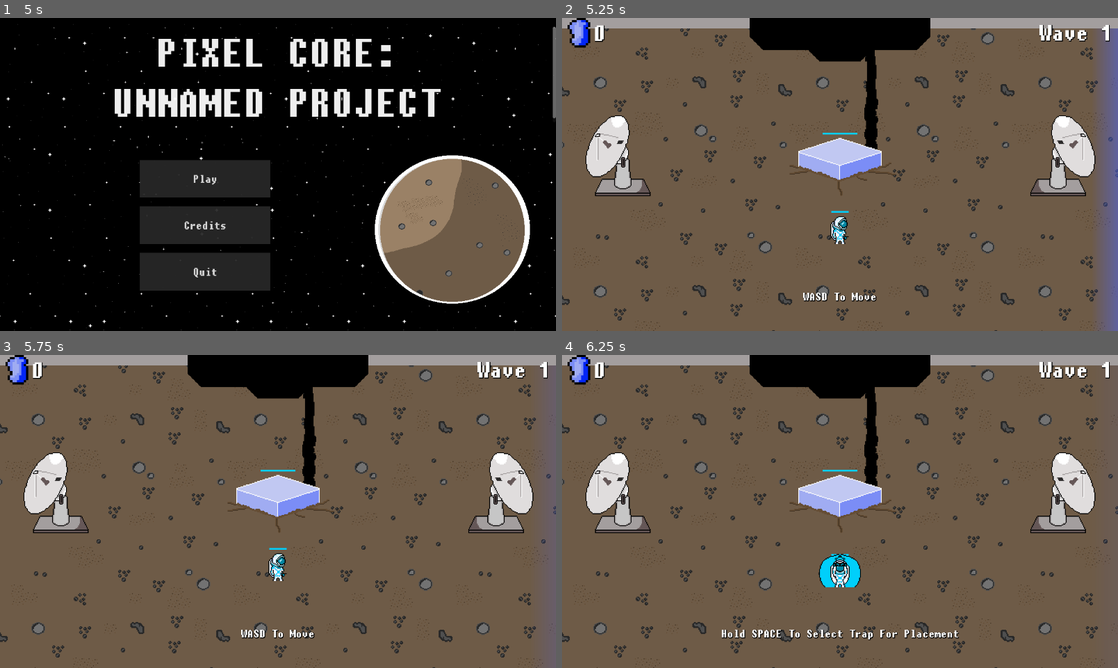
Above: before the commit, frames 1-4 (two rows, left to right).
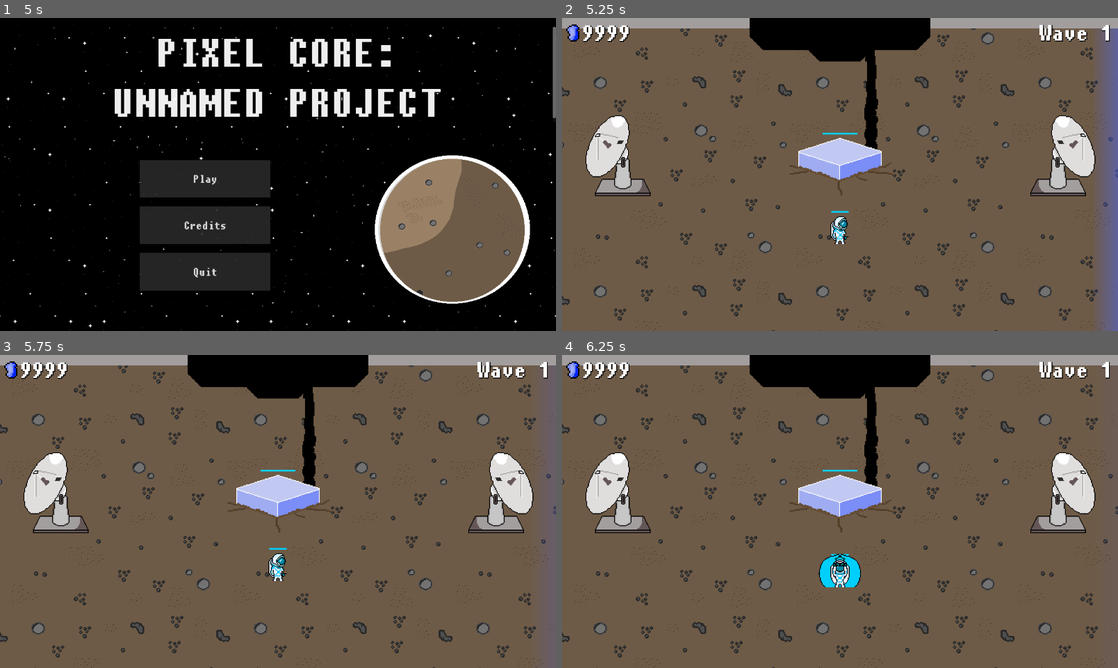
Above: after the commit, the same moments.

Repository: TylerPelaez/pixel-game-jam
Game: Godot game, scene res://Scenes/Title Screen.tscn
The game is run twice, just before and just after one commit, with the same random seed, the same clock (stepped at 60 frames per second) and the same inputs.
Inputs (mouse positions are in pixels of both pictures, inside the frame that each line leads up to):
- Up to frame 1 (5 s): tap Enter at 0.5, 1.25 s; move the mouse to (400, 158) at 0.52 s; hold Right (ui_right) 0.53-1.28 s; tap E (PlayerAttack) at 0.6, 2.1, 3.6 s; click (400, 158) at 0.67 s; move the mouse to (166, 190) at 1.27 s; hold Down (ui_down) 1.28-2.03 s; tap Tab (Start Wave) at 1.35, 2.85, 4.35 s; move the mouse to (333, 105) at 2.02 s; hold Right (ui_right) 2.03-2.78 s; move the mouse to (250, 237) at 2.77 s; hold Up (ui_up) 2.78-3.53 s; click (250, 237) at 2.92 s; move the mouse to (444, 221) at 3.52 s; hold Left (ui_left) from 3.53 s (still down); move the mouse to (111, 127) at 4.27 s
- Up to frame 2 (5.25 s): release Left (ui_left) at 5 s; click "Play" at 5 s
- Up to frame 3 (5.75 s): no input
- Up to frame 4 (6.25 s): move the mouse to (867, 511) at 5.77 s; hold Down (ui_down) from 5.78 s (still down); tap E (PlayerAttack) at 5.85 s; click (867, 511) at 5.92 s

Frame 1 is identical in both runs. In frame 2, 0.8% of the frame differs, in the area x 0-57%, y 0-91%; in frame 3, 0.8%; in frame 4, 1.2%, in the area x 0-72%, y 0-92%.

Commit message:
Intermediate Nav Fix Commit

Diff:
--- a/Player/KnockbackShape.tres
+++ b/Player/KnockbackShape.tres
@@ -1,4 +1,4 @@
 [gd_resource type="CircleShape2D" format=3 uid="uid://dxo6yusc7a2rl"]
 
 [resource]
-radius = 36.0
+radius = 25.0
--- a/Player/PlayerController.gd
+++ b/Player/PlayerController.gd
@@ -134,7 +134,7 @@
 
 func _on_stats_no_health():
 	emit_signal("died")
-	print("Died")
+	queue_free()
 
 func on_placement_started():
 	state = State.PLACEMENT
--- a/Player/Traps/Trap.tscn
+++ b/Player/Traps/Trap.tscn
@@ -1,8 +1,9 @@
-[gd_scene load_steps=9 format=3 uid="uid://bwr11fohp87hh"]
+[gd_scene load_steps=10 format=3 uid="uid://bwr11fohp87hh"]
 
 [ext_resource type="Script" path="res://Player/Traps/Trap.gd" id="1_1mc55"]
 [ext_resource type="Texture2D" uid="uid://bk3x2b2lstbcf" path="res://Textures/Player/Traps/Landmine.png" id="2_b3ye4"]
 [ext_resource type="Script" path="res://Scripts/Stats/Stats.gd" id="3_h0gjx"]
+[ext_resource type="Script" path="res://Scripts/NavGridImpediment.gd" id="3_uxfxp"]
 [ext_resource type="PackedScene" uid="uid://cbibtl5k17ewk" path="res://Overlap/Hurtbox.tscn" id="4_csj2m"]
 
 [sub_resource type="CapsuleShape2D" id="CapsuleShape2D_4be0o"]
@@ -58,6 +59,7 @@
 [node name="CollisionPolygon2D" type="CollisionPolygon2D" parent="NavCollider" groups=["ImpedesNavigation"]]
 visible = false
 polygon = PackedVector2Array(-10, -10, 10, -10, 10, 10, -10, 10)
+script = ExtResource("3_uxfxp")
 
 [node name="NavigationRegion2D" type="NavigationRegion2D" parent="."]
 visible = false
--- a/Scenes/GameController.gd
+++ b/Scenes/GameController.gd
@@ -11,13 +11,16 @@
 signal trap_placed
 signal wave_started
 signal trap_cancelled
+signal player_died
 
 @onready var grid_controller: GridController = $GridController
-@onready var player: PlayerController = $Player
+
 @onready var nav_controller: NavController = $NavigationRegion2D
 @onready var spawners: Node2D = $Spawners
 @onready var radial_menu_follow = $RadialMenuObjects/RadialMenuFollow
 @onready var radial_menu: RadialMenu = $RadialMenuObjects/RadialMenuFollow/RadialMenu
+
+@onready var player_spawner: Node2D = $PlayerSpawnLocation
 
 @onready var core: Core = $Core
 @onready var core_death_orchestrator = $CoreDeathOrchestrator
@@ -34,9 +37,12 @@
 @export var energy_drop_prefab: PackedScene
 @export_range(0, 1) var variant_percentage: float = 0.5
 @export var starting_energy: int = 50
-
-
-var wave_counter: int = 1
+@export var player_prefab: PackedScene = preload("res://Player/PlayerController.tscn")
+@export var starting_wave: int = 1
+
+var player: PlayerController
+
+var wave_counter: int = starting_wave
 var wave_enemy_spawn_limit: int
 var spawned_enemies_count: int
 var wave_active: bool = false
@@ -51,6 +57,9 @@
 func _ready():
 	start_time = Time.get_ticks_msec()
 	Input.mouse_mode = Input.MOUSE_MODE_VISIBLE
+
+	spawn_player()
+
 	grid_controller.placement_started.connect(player.on_placement_started)
 	grid_controller.placement_started.connect(radial_menu_follow.start_follow_mouse)
 	grid_controller.placement_ended.connect(player.on_placement_ended)
@@ -79,6 +88,16 @@
 	player.attacked.connect(func(): player_meleed.emit())
 
 	pre_wave()
+
+
+func spawn_player():
+	player = player_prefab.instantiate()
+	add_child(player)
+	player.global_position = player_spawner.global_position
+	player.died.connect(on_player_death)
+
+func on_player_death():
+	player_died.emit()
 
 func pre_wave():
 	active_spawner_parent = spawners.get_child(randi_range(0, spawners.get_child_count() - 1))
@@ -124,7 +143,6 @@
 		radial_menu.set_open(false)
 
 func spawn_enemy():
-	var player_pos = player.global_position
 	var pos_a: Vector2 = active_spawner_parent.get_child(0).global_position
 	var pos_b: Vector2 = active_spawner_parent.get_child(1).global_position
 	var r = randf()
@@ -174,6 +192,8 @@
 	get_tree().call_group("Enemy", "die")
 	get_tree().call_group("Trap", "queue_free")
 
+	if player != null:
+		player.healthbar.visible = false
 	core_death_orchestrator.play("Death")
 
 func on_orchestrator_complete():
--- a/Scenes/TestScene.tscn
+++ b/Scenes/TestScene.tscn
@@ -1,7 +1,6 @@
-[gd_scene load_steps=38 format=3 uid="uid://diohj4tqgqc7s"]
+[gd_scene load_steps=37 format=3 uid="uid://diohj4tqgqc7s"]
 
 [ext_resource type="Script" path="res://Scenes/GameController.gd" id="1_ja4hw"]
-[ext_resource type="PackedScene" uid="uid://dmhyo6tmrmtsh" path="res://Player/PlayerController.tscn" id="1_xlw7c"]
 [ext_resource type="Script" path="res://Scripts/Camera.gd" id="2_g67e5"]
 [ext_resource type="PackedScene" uid="uid://dc8c2m6m4pib0" path="res://Enemy/Enemy.tscn" id="3_50qa3"]
 [ext_resource type="Texture2D" uid="uid://cu8l1p3qgesde" path="res://Textures/Environment/Planet_Ground_Background.png" id="3_bacdg"]
@@ -13,18 +12,17 @@
 [ext_resource type="Script" path="res://Scripts/NavController.gd" id="9_r7anm"]
 [ext_resource type="PackedScene" uid="uid://bcruqu6j56sxy" path="res://Player/Traps/TrapStandin.tscn" id="9_v4ruk"]
 [ext_resource type="PackedScene" uid="uid://c206v4c4ft2mf" path="res://Scenes/Inventory.tscn" id="11_v0peg"]
+[ext_resource type="Script" path="res://Scripts/NavGridImpediment.gd" id="13_aq8qu"]
 [ext_resource type="Script" path="res://Scripts/RadialMenuFollow.gd" id="14_k1f3b"]
 [ext_resource type="PackedScene" uid="uid://c4p6sq8o3f2h5" path="res://UI/radial_menu.tscn" id="15_nq4b4"]
 [ext_resource type="Texture2D" uid="uid://cw00scmuvh4xw" path="res://Textures/Environment/Base.png" id="16_dtrga"]
 [ext_resource type="Texture2D" uid="uid://3kck6rmy0gcr" path="res://Textures/Environment/Satellite.png" id="17_hkrs0"]
 [ext_resource type="Texture2D" uid="uid://dp7mkerkmtnul" path="res://Textures/Environment/Wire.png" id="18_50f07"]
 
-[sub_resource type="AnimationNodeStateMachinePlayback" id="AnimationNodeStateMachinePlayback_fgtqn"]
-
 [sub_resource type="NavigationPolygon" id="NavigationPolygon_d0f8k"]
-vertices = PackedVector2Array(-336, -176, -336, -544, -89, -544, -89, -519, 320, -176, 89, -519, 320, -544, 89, -544)
+vertices = PackedVector2Array(-336, -176, -336, -544, -96, -544, -96, -512, 320, -176, 96, -512, 320, -544, 96, -544)
 polygons = Array[PackedInt32Array]([PackedInt32Array(0, 1, 2, 3), PackedInt32Array(4, 0, 3, 5), PackedInt32Array(6, 4, 5, 7)])
-outlines = Array[PackedVector2Array]([PackedVector2Array(-336, -544, -89, -544, -89, -519, 89, -519, 89, -544, 320, -544, 320, -176, -336, -176)])
+outlines = Array[PackedVector2Array]([PackedVector2Array(-336, -544, -96, -544, -96, -512, 96, -512, 96, -544, 320, -544, 320, -176, -336, -176)])
 
 [sub_resource type="Gradient" id="Gradient_kvgfw"]
 offsets = PackedFloat32Array(0, 0.972826)
@@ -445,42 +443,6 @@
 "update": 0,
 "values": [Color(1, 1, 1, 1), Color(0, 0, 0, 1)]
 }
-tracks/8/type = "value"
-tracks/8/imported = false
-tracks/8/enabled = true
-tracks/8/path = NodePath("Player/Sprite2D:modulate")
-tracks/8/interp = 1
-tracks/8/loop_wrap = true
-tracks/8/keys = {
-"times": PackedFloat32Array(1, 3),
-"transitions": PackedFloat32Array(1, 1),
-"update": 0,
-"values": [Color(1, 1, 1, 1), Color(1, 1, 1, 0)]
-}
-tracks/9/type = "value"
-tracks/9/imported = false
-tracks/9/enabled = true
-tracks/9/path = NodePath("Player/HealthBar:visible")
-tracks/9/interp = 1
-tracks/9/loop_wrap = true
-tracks/9/keys = {
-"times": PackedFloat32Array(0),
-"transitions": PackedFloat32Array(1),
-"update": 1,
-"values": [false]
-}
-tracks/10/type = "value"
-tracks/10/imported = false
-tracks/10/enabled = true
-tracks/10/path = NodePath("../../../HBoxContainer:visible")
-tracks/10/interp = 1
-tracks/10/loop_wrap = true
-tracks/10/keys = {
-"times": PackedFloat32Array(0),
-"transitions": PackedFloat32Array(1),
-"update": 1,
-"values": [false]
-}
 
 [sub_resource type="Animation" id="Animation_q5j2x"]
 length = 0.001
@@ -568,42 +530,6 @@
 "update": 0,
 "values": [Color(1, 1, 1, 1)]
 }
-tracks/7/type = "value"
-tracks/7/imported = false
-tracks/7/enabled = true
-tracks/7/path = NodePath("Player/Sprite2D:modulate")
-tracks/7/interp = 1
-tracks/7/loop_wrap = true
-tracks/7/keys = {
-"times": PackedFloat32Array(0),
-"transitions": PackedFloat32Array(1),
-"update": 0,
-"values": [Color(1, 1, 1, 1)]
-}
-tracks/8/type = "value"
-tracks/8/imported = false
-tracks/8/enabled = true
-tracks/8/path = NodePath("Player/HealthBar:visible")
-tracks/8/interp = 1
-tracks/8/loop_wrap = true
-tracks/8/keys = {
-"times": PackedFloat32Array(0),
-"transitions": PackedFloat32Array(1),
-"update": 1,
-"values": [true]
-}
-tracks/9/type = "value"
-tracks/9/imported = false
-tracks/9/enabled = true
-tracks/9/path = NodePath("../../../HBoxContainer:visible")
-tracks/9/interp = 1
-tracks/9/loop_wrap = true
-tracks/9/keys = {
-"times": PackedFloat32Array(0),
-"transitions": PackedFloat32Array(1),
-"update": 1,
-"values": [true]
-}
 
 [sub_resource type="AnimationLibrary" id="AnimationLibrary_utle3"]
 _data = {
@@ -630,17 +556,14 @@
 region_enabled = true
 region_rect = Rect2(0, 0, 1280, 1280)
 
-[node name="Player" parent="." instance=ExtResource("1_xlw7c")]
+[node name="PlayerSpawnLocation" type="Node2D" parent="."]
 position = Vector2(0, -300)
-
-[node name="AnimationTree" parent="Player" index="6"]
-parameters/playback = SubResource("AnimationNodeStateMachinePlayback_fgtqn")
 
 [node name="Camera2D" type="Camera2D" parent="." node_paths=PackedStringArray("player")]
 position = Vector2(0, -376)
 position_smoothing_speed = 10.0
 script = ExtResource("2_g67e5")
-player = NodePath("../Player")
+player = NodePath("")
 
 [node name="Core" parent="." instance=ExtResource("5_5uk77")]
 position = Vector2(0, -384)
@@ -696,8 +619,10 @@
 collision_mask = 0
 
 [node name="CollisionPolygon2D" type="CollisionPolygon2D" parent="NavigationRegion2D/Satellite6/StaticBody2D" groups=["ImpedesNavigation"]]
-position = Vector2(11, 0)
-polygon = PackedVector2Array(-41, -4, -36, -16, -33, -20, -29, -22, 17, -22, 21, -20, 24, -16, 29, -4, 28, 1, 25, 4, -38, 4, -40, 1)
+position = Vector2(8, -2)
+polygon = PackedVector2Array(-38, -2, -33, -14, -30, -18, -26, -20, 20, -20, 24, -18, 27, -14, 32, -2, 31, 3, 28, 6, -35, 6, -37, 3)
+script = ExtResource("13_aq8qu")
+slots_taken_up = Array[Vector2i]([Vector2i(0, 0), Vector2i(1, 0), Vector2i(-1, 0)])
 
 [node name="StaticBody2D2" type="StaticBody2D" parent="NavigationRegion2D/Satellite6"]
 position = Vector2(-11, 0)
@@ -705,7 +630,7 @@
 
 [node name="CollisionPolygon2D" type="CollisionPolygon2D" parent="NavigationRegion2D/Satellite6/StaticBody2D2"]
 position = Vector2(11, 0)
-polygon = PackedVector2Array(-37, -4, -31.567, -15.7715, -28, -18, 16, -18, 19, -16, 25, -4, 23, 0, -35, 0)
+polygon = PackedVector2Array(-37, -4, -33, -16, -28, -18, 16, -18, 19, -16, 25, -4, 23, 0, -35, 0)
 
 [node name="Satellite7" type="Sprite2D" parent="NavigationRegion2D"]
 y_sort_enabled = true
@@ -718,8 +643,10 @@
 collision_mask = 0
 
 [node name="CollisionPolygon2D" type="CollisionPolygon2D" parent="NavigationRegion2D/Satellite7/StaticBody2D" groups=["ImpedesNavigation"]]
-position = Vector2(11, 0)
-polygon = PackedVector2Array(-41, -4, -36, -16, -33, -20, -29, -22, 17, -22, 21, -20, 24, -16, 29, -4, 28, 1, 25, 4, -38, 4, -40, 1)
+position = Vector2(11, -2)
+polygon = PackedVector2Array(-41, -2, -36, -14, -33, -18, -29, -20, 17, -20, 21, -18, 24, -14, 29, -2, 28, 3, 25, 6, -38, 6, -40, 3)
+script = ExtResource("13_aq8qu")
+slots_taken_up = Array[Vector2i]([Vector2i(0, 0), Vector2i(1, 0), Vector2i(-1, 0)])
 
 [node name="StaticBody2D2" type="StaticBody2D" parent="NavigationRegion2D/Satellite7"]
 collision_mask = 0
@@ -795,7 +722,7 @@
 
 [node name="RadialMenuFollow" type="Node2D" parent="RadialMenuObjects" node_paths=PackedStringArray("player", "top_left_bound", "bottom_right_bound")]
 script = ExtResource("14_k1f3b")
-player = NodePath("../../Player")
+player = NodePath("")
 top_left_bound = NodePath("../RadialMenuTopLeftBounds")
 bottom_right_bound = NodePath("../RadialMenuBottomRightBounds")
 offset = Vector2(18, 16)
@@ -855,9 +782,5 @@
 
 [connection signal="timeout" from="RadialMenuObjects/RadialMenuFollow/ResetTimer" to="RadialMenuObjects/RadialMenuFollow" method="_on_reset_timer_timeout"]
 
-[editable path="Player"]
-[editable path="Player/Hurtbox"]
-[editable path="Player/SoftCollision"]
-[editable path="Player/Hitbox"]
 [editable path="Wall3"]
 [editable path="Wall2"]
--- a/Scenes/ui_controller.tscn
+++ b/Scenes/ui_controller.tscn
@@ -1,11 +1,85 @@
-[gd_scene load_steps=6 format=3 uid="uid://dos2g6h404rdh"]
+[gd_scene load_steps=8 format=3 uid="uid://dos2g6h404rdh"]
 
 [ext_resource type="Script" path="res://Scripts/UI Controller.gd" id="1_p2v83"]
 [ext_resource type="PackedScene" uid="uid://diohj4tqgqc7s" path="res://Scenes/TestScene.tscn" id="3_4ahno"]
 [ext_resource type="Theme" uid="uid://b4dxdcfcr0qbl" path="res://theme.tres" id="3_60t4w"]
 [ext_resource type="Texture2D" uid="uid://clv3unxis3w5g" path="res://Textures/UI/SmallEnergyIcon.png" id="4_psq8p"]
 
-[sub_resource type="AnimationNodeStateMachinePlayback" id="AnimationNodeStateMachinePlayback_odpvc"]
+[sub_resource type="Animation" id="Animation_v7pm3"]
+resource_name = "PlayerRespawningAnimation"
+length = 5.0
+step = 0.2
+tracks/0/type = "value"
+tracks/0/imported = false
+tracks/0/enabled = true
+tracks/0/path = NodePath("RespawningText:text")
+tracks/0/interp = 1
+tracks/0/loop_wrap = true
+tracks/0/keys = {
+"times": PackedFloat32Array(0, 1, 2, 3, 4),
+"transitions": PackedFloat32Array(1, 1, 1, 1, 1),
+"update": 1,
+"values": ["Returning in 5...", "Returning in 4...", "Returning in 3...", "Returning in 2...", "Returning in 1..."]
+}
+tracks/1/type = "value"
+tracks/1/imported = false
+tracks/1/enabled = true
+tracks/1/path = NodePath("RespawningText:visible")
+tracks/1/interp = 1
+tracks/1/loop_wrap = true
+tracks/1/keys = {
+"times": PackedFloat32Array(0, 5),
+"transitions": PackedFloat32Array(1, 1),
+"update": 1,
+"values": [true, false]
+}
+tracks/2/type = "method"
+tracks/2/imported = false
+tracks/2/enabled = true
+tracks/2/path = NodePath(".")
+tracks/2/interp = 1
+tracks/2/loop_wrap = true
+tracks/2/keys = {
+"times": PackedFloat32Array(5),
+"transitions": PackedFloat32Array(1),
+"values": [{
+"args": [],
+"method": &"on_player_respawn_animation_complete"
+}]
+}
+
+[sub_resource type="Animation" id="Animation_dq6b7"]
+length = 0.001
+tracks/0/type = "value"
+tracks/0/imported = false
+tracks/0/enabled = true
+tracks/0/path = NodePath("RespawningText:text")
+tracks/0/interp = 1
+tracks/0/loop_wrap = true
+tracks/0/keys = {
+"times": PackedFloat32Array(0),
+"transitions": PackedFloat32Array(1),
+"update": 1,
+"values": ["Respawning in 5..."]
+}
+tracks/1/type = "value"
+tracks/1/imported = false
+tracks/1/enabled = true
+tracks/1/path = NodePath("RespawningText:visible")
+tracks/1/interp = 1
+tracks/1/loop_wrap = true
+tracks/1/keys = {
+"times": PackedFloat32Array(0),
+"transitions": PackedFloat32Array(1),
+"update": 1,
+"values": [false]
+}
+
+[sub_resource type="AnimationLibrary" id="AnimationLibrary_ctq8d"]
+_data = {
+"PlayerRespawningAnimation": SubResource("Animation_v7pm3"),
+"RESET": SubResource("Animation_dq6b7")
+}
 
 [node name="UI Controller" type="CanvasLayer"]
 script = ExtResource("1_p2v83")
@@ -29,9 +103,8 @@
 render_target_update_mode = 4
 
 [node name="TestScene" parent="SubViewportContainer/SubViewport" instance=ExtResource("3_4ahno")]
-
-[node name="AnimationTree" parent="SubViewportContainer/SubViewport/TestScene/Player" index="6"]
-parameters/playback = SubResource("AnimationNodeStateMachinePlayback_odpvc")
+starting_energy = 9999
+starting_wave = 30
 
 [node name="RadialMenuFollow" parent="SubViewportContainer/SubViewport/TestScene/RadialMenuObjects" index="0"]
 offset = Vector2(20, 20)
@@ -54,7 +127,7 @@
 [node name="HBoxContainer" type="HBoxContainer" parent="."]
 clip_contents = true
 offset_left = 10.0
-offset_right = 130.0
+offset_right = 250.0
 offset_bottom = 68.0
 theme_override_constants/separation = 5
 
@@ -68,13 +141,14 @@
 layout_mode = 2
 size_flags_horizontal = 3
 size_flags_vertical = 1
+size_flags_stretch_ratio = 6.8
 theme = ExtResource("3_60t4w")
 theme_override_colors/font_color = Color(1, 1, 1, 1)
 theme_override_colors/font_shadow_color = Color(0, 0, 0, 1)
 theme_override_colors/font_outline_color = Color(0, 0, 0, 1)
 theme_override_constants/shadow_outline_size = 4
 theme_override_font_sizes/font_size = 64
-text = "100"
+text = "9999999"
 vertical_alignment = 1
 
 [node name="TutorialText" type="Label" parent="."]
@@ -98,14 +172,32 @@
 horizontal_alignment = 1
 vertical_alignment = 1
 
+[node name="RespawningText" type="Label" parent="."]
+visible = false
+anchors_preset = 15
+anchor_right = 1.0
+anchor_bottom = 1.0
+offset_top = 100.0
+offset_bottom = 100.0
+grow_horizontal = 2
+grow_vertical = 2
+theme = ExtResource("3_60t4w")
+theme_override_colors/font_shadow_color = Color(0, 0, 0, 1)
+theme_override_constants/shadow_outline_size = 5
+theme_override_font_sizes/font_size = 72
+text = "Respawning in 5..."
+horizontal_alignment = 1
+vertical_alignment = 1
+
+[node name="AnimationPlayer" type="AnimationPlayer" parent="."]
+libraries = {
+"": SubResource("AnimationLibrary_ctq8d")
+}
+
 [connection signal="game_lost" from="SubViewportContainer/SubViewport/TestScene" to="." method="on_game_lost"]
 [connection signal="inventory_updated" from="SubViewportContainer/SubViewport/TestScene" to="." method="on_inventory_updated" flags=3]
 [connection signal="new_wave" from="SubViewportContainer/SubViewport/TestScene" to="." method="new_wave" flags=3]
 
 [editable path="SubViewportContainer/SubViewport/TestScene"]
-[editable path="SubViewportContainer/SubViewport/TestScene/Player"]
-[editable path="SubViewportContainer/SubViewport/TestScene/Player/Hurtbox"]
-[editable path="SubViewportContainer/SubViewport/TestScene/Player/SoftCollision"]
-[editable path="SubViewportContainer/SubViewport/TestScene/Player/Hitbox"]
 [editable path="SubViewportContainer/SubViewport/TestScene/Wall3"]
 [editable path="SubViewportContainer/SubViewport/TestScene/Wall2"]
--- a/Scripts/NavController.gd
+++ b/Scripts/NavController.gd
@@ -31,6 +31,7 @@
 	var new_navigation_polygon = original_navigation_polygon.duplicate()
 	merge_outlines(new_navigation_polygon)
 	new_navigation_polygon.make_polygons_from_outlines()
+	var newpoly = original_navigation_polygon.get_vertices()
 	set_navigation_polygon(new_navigation_polygon)
 	NavigationServer2D.region_set_navigation_polygon(get_region_rid(), navigation_polygon)
 
@@ -87,21 +88,27 @@
 	return !collider.disabled and collider.is_in_group("ImpedesNavigation")
 
 func _add_structure(collider: CollisionPolygon2D):
-	if !should_create_outline(collider):
+	if !should_create_outline(collider) || !(collider is NavGridImpediment):
 		return
 
-	var grid_pos = grid_controller.world_pos_to_grid_coords(collider.global_position)
 	var collisionpolygon_transform: Transform2D = collider.get_global_transform()
 	var collisionpolygon: PackedVector2Array = collider.polygon
 
+	var grid_pos = grid_controller.world_pos_to_grid_coords(collider.global_position)
+	var grid_positions = []
+	for slot_offset in collider.slots_taken_up:
+		grid_positions.append(grid_pos + slot_offset)
+
 	var new_collision_outline: PackedVector2Array = collisionpolygon_transform * collisionpolygon
+	outlines[outline_count] = new_collision_outline
 
-	grid_to_outline[grid_pos.x][grid_pos.y] = outline_count
-	outlines[outline_count] = new_collision_outline
-	if !outlines_to_grids.has(outline_count):
-		outlines_to_grids[outline_count] = []
+	for pos in grid_positions:
+		grid_to_outline[pos.x][pos.y] = outline_count
 
-	outlines_to_grids[outline_count].append(grid_pos)
+		if !outlines_to_grids.has(outline_count):
+			outlines_to_grids[outline_count] = []
+
+		outlines_to_grids[outline_count].append(pos)
 	outline_count += 1
 
 
--- /dev/null
+++ b/Scripts/NavGridImpediment.gd
@@ -0,0 +1,4 @@
+extends CollisionPolygon2D
+class_name NavGridImpediment
+
+@export var slots_taken_up: Array[Vector2i] = [Vector2i(0,0)]
--- a/Scripts/SceneUtil.gd
+++ b/Scripts/SceneUtil.gd
@@ -5,7 +5,7 @@
 
 var game_world_viewport: SubViewport
 
-var tutorial_completed: bool = false
+var tutorial_completed: bool = true
 
 func start_game():
 	get_tree().change_scene_to_packed(game_scene)
--- a/Scripts/UI Controller.gd
+++ b/Scripts/UI Controller.gd
@@ -7,6 +7,10 @@
 @onready var energy_label: Label = $HBoxContainer/EnergyLabel
 @onready var game_scene: GameController = $SubViewportContainer/SubViewport/TestScene
 @onready var tutorial_label: Label = $TutorialText
+@onready var energy_holder: HBoxContainer = $HBoxContainer
+@onready var respawning_text: Label = $RespawningText
+@onready var animation_player: AnimationPlayer = $AnimationPlayer
+
 
 var tutorial_state: TutorialState = TutorialState.COMPLETE
 
@@ -24,6 +28,12 @@
 	game_scene.trap_placed.connect(on_trap_placed)
 	game_scene.wave_started.connect(on_wave_started)
 	game_scene.trap_cancelled.connect(on_trap_cancel)
+	game_scene.player_died.connect(on_player_died)
+
+func on_game_over_started():
+	respawning_text.visible = false
+	wave_label.visible = false
+	energy_holder.visible = false
 
 func on_game_lost(wave_number: int, time_elapsed: int):
 	game_scene.queue_free()
@@ -46,6 +56,12 @@
 	START_WAVE,
 	COMPLETE
 }
+
+func on_player_died():
+	animation_player.play("PlayerRespawningAnimation")
+
+func on_player_respawn_animation_complete():
+	game_scene.spawn_player()
 
 func on_player_moved():
 	if tutorial_state == TutorialState.MOVE:
--- a/project.godot
+++ b/project.godot
@@ -108,7 +108,6 @@
 2d_physics/layer_13="Collectible"
 2d_physics/layer_14="CoreRange"
 2d_physics/layer_15="EnemyContactHitbox"
-2d_physics/layer_16="PlayerCollectionRange"
 2d_physics/default_edge_connection_margin=3
 
 [navigation]
Not shown: 1 places in Scenes/TestScene.tscn that only renumber resources
